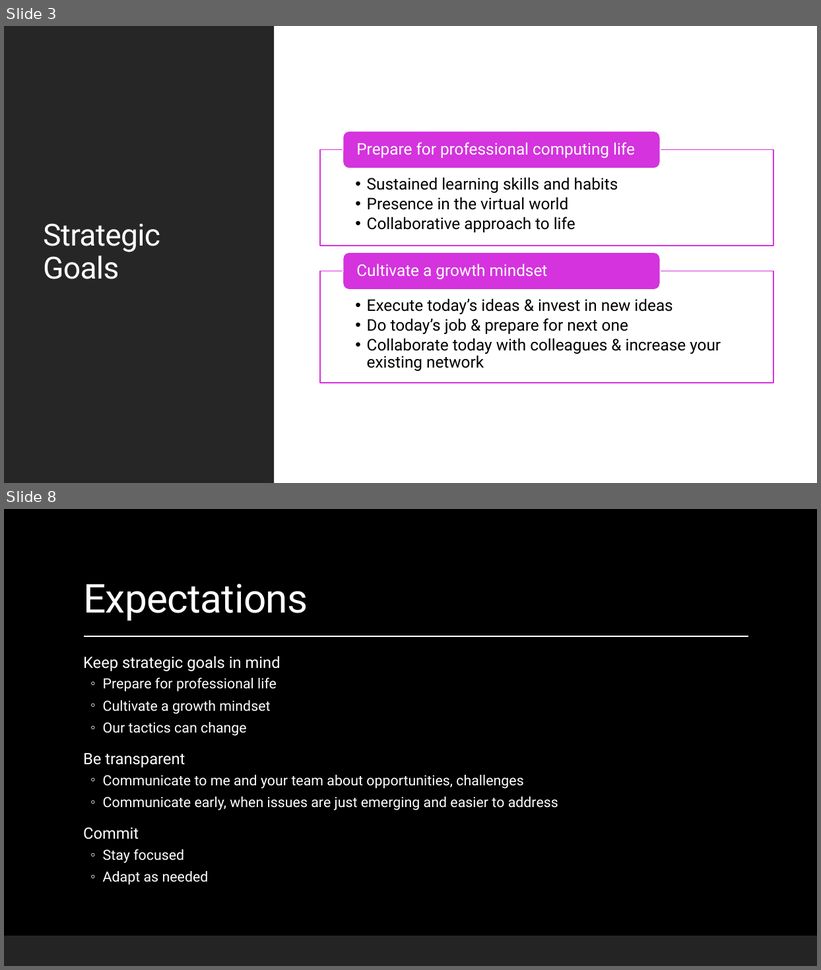
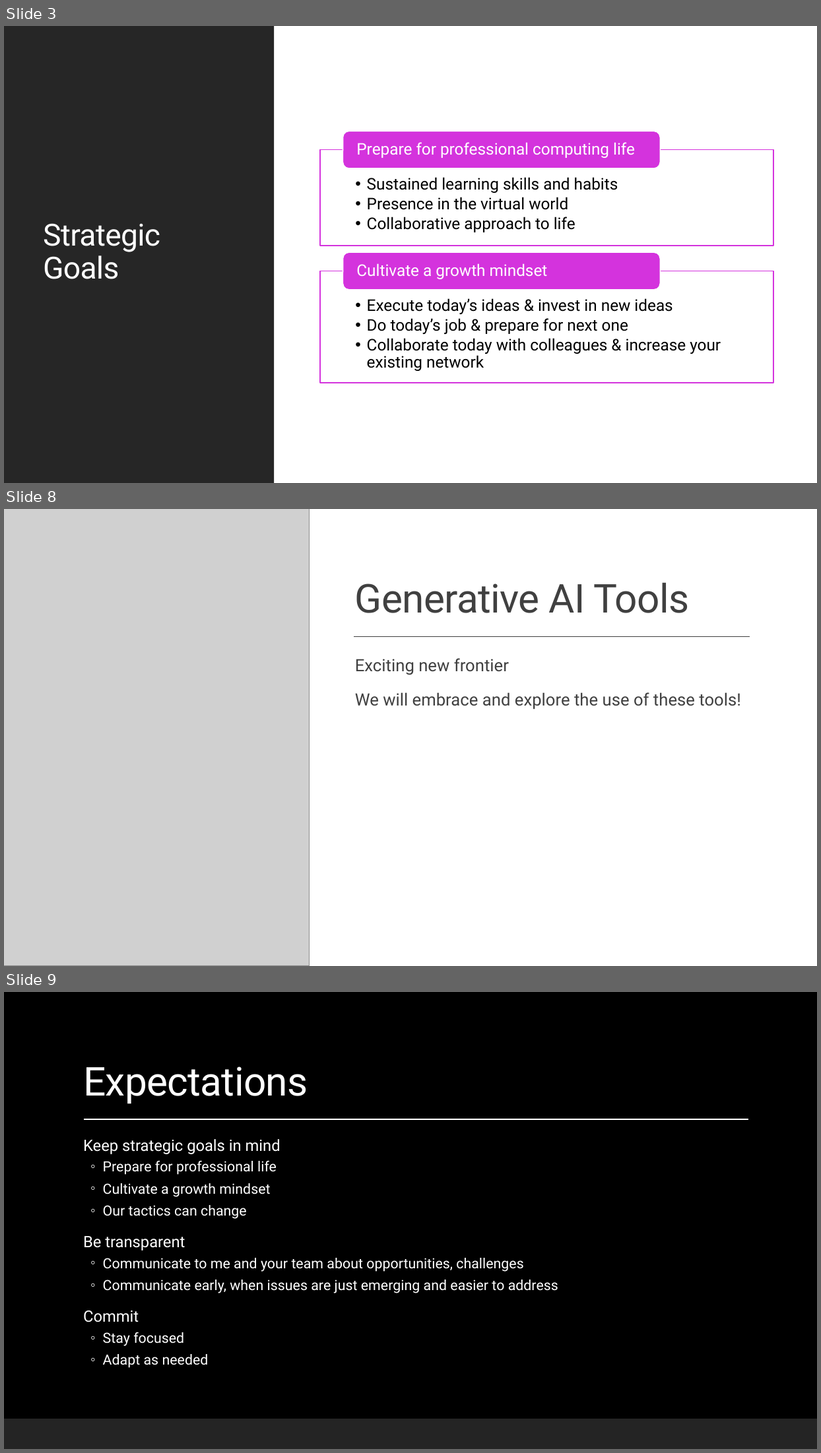
Before and after one commit to maherou/Teaching, a slide deck: files/CS373/IntroToCompSciResearch.pptx. Shown one above the other, each under a label of ours: slides 3 and 8 before the commit, slides 3, 8 and 9 after it; the slides between them are not shown. The pictures are 821x970 and 821x1453 pixels, drawn with LibreOffice and Linux fonts; fonts in the diff are those of the drawing; grey boxes stand for pictures; background and template pictures are left out. Boxes give left, top, right and bottom in pixels: in the first picture for what was removed or moved away, otherwise in the second. Text is boxed around its words. In the diff, an @@ line names an element or a change of style, - is before the commit and + after.

```diff
--- a/files/CS373/IntroToCompSciResearch.pptx
+++ b/files/CS373/IntroToCompSciResearch.pptx
@@ slide 8 added at [4,509,817,966], background #FFFFFF; not listed: 1 template element that a slide beside it also shows @@
@@ rectangle added at [4,509,817,966], fill #FFFFFF @@
@@ picture added at [4,509,310,966] @@
@@ title added at [355,582,689,613], 47 pt, text #404040 @@
+Generative AI Tools
@@ line added from (354, 637) to (750, 637), #404040 1 pt @@
@@ text added at [355,658,741,710], 20 pt, text #404040 @@
+  Exciting new frontier
+  We will embrace and explore the use of these tools!
@@ what was slide 8 is now slide 9 @@
```
Also in this commit, not shown: 4 slides changed, 8 other files.
